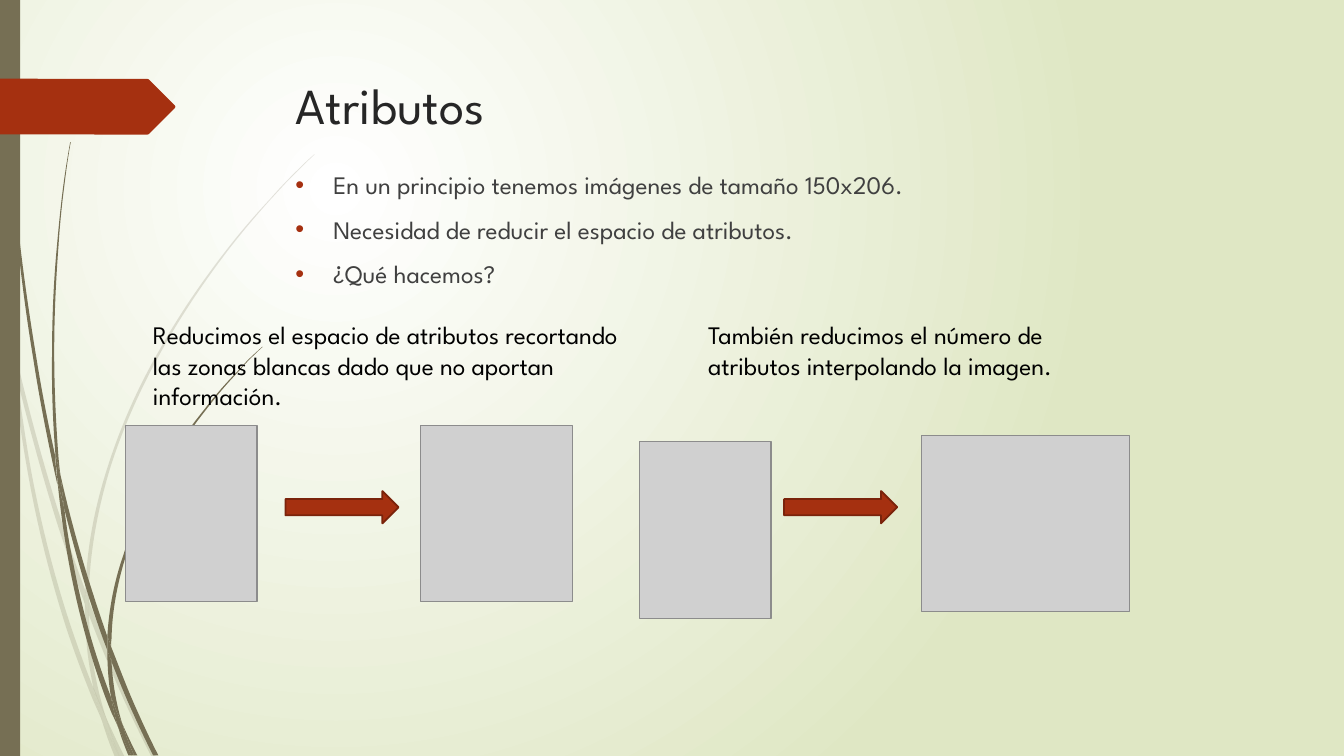
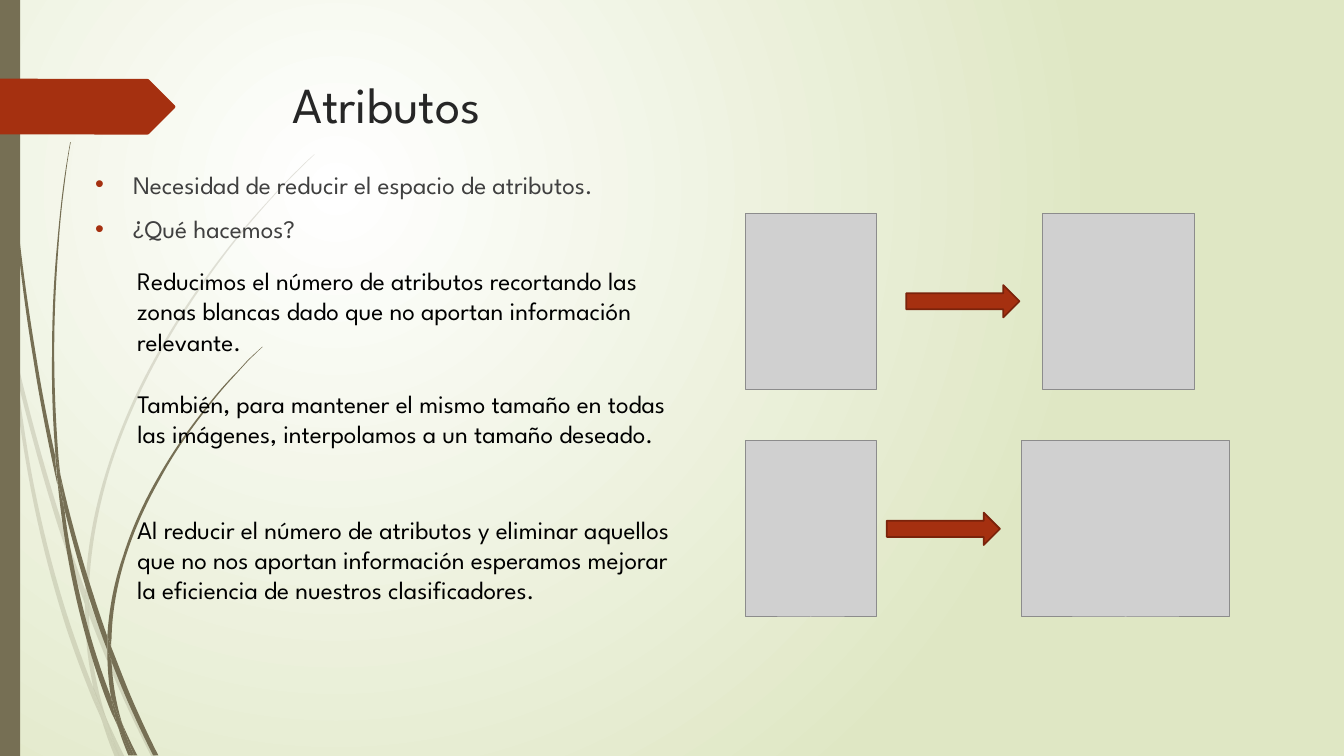
Before and after one commit to Emilio-Samuel/adivino, a slide deck: slide 5 of Proyecto Alfabeto.pptx. Drawn at 1344x756 pixels with LibreOffice and Linux fonts; fonts in the diff are those of the drawing; grey boxes stand for pictures. Boxes give left, top, right and bottom in pixels: in the first picture for what was removed or moved away, otherwise in the second. Text is boxed around its words. In the diff, an @@ line names an element or a change of style, - is before the commit and + after.

```diff
--- a/Proyecto Alfabeto.pptx
+++ b/Proyecto Alfabeto.pptx
@@ title "Atributos" moved from (x1=296, y1=89, x2=484, y2=125) to (x1=292, y1=88, x2=480, y2=124) @@
@@ text "Necesidad de reducir el espacio ..." moved from (x1=333, y1=176, x2=903, y2=286) to (x1=133, y1=176, x2=592, y2=241) @@
@@ text at (x1=333, y1=176, x2=903, y2=200): paragraph removed @@
-• En un principio tenemos imágenes de tamaño 150x206.
@@ picture moved from (x1=126, y1=425, x2=257, y2=602) to (x1=746, y1=213, x2=877, y2=389) @@
@@ picture moved from (x1=420, y1=425, x2=573, y2=602) to (x1=1043, y1=213, x2=1195, y2=389) @@
@@ text at (x1=137, y1=272, x2=637, y2=352): text changed @@
-Reducimos el espacio de atributos recortando las zonas blancas dado que no aportan información.
+Reducimos el número de atributos recortando las zonas blancas dado que no aportan información relevante.
@@ right arrow moved from (x1=285, y1=491, x2=398, y2=523) to (x1=906, y1=285, x2=1019, y2=318) @@
@@ text at (x1=137, y1=387, x2=665, y2=451): text changed @@
-También reducimos el número de atributos interpolando la imagen.
+También, para mantener el mismo tamaño en todas las imágenes, interpolamos a un tamaño deseado.
@@ picture moved from (x1=640, y1=442, x2=771, y2=618) to (x1=745, y1=441, x2=876, y2=617) @@
@@ picture moved from (x1=922, y1=436, x2=1129, y2=612) to (x1=1022, y1=441, x2=1230, y2=617) @@
@@ text added at (x1=137, y1=513, x2=669, y2=600), 18 pt, text #000000 @@
+Al reducir el número de atributos y eliminar aquellos que no nos aportan información esperamos mejorar la eficiencia de nuestros clasificadores.
@@ right arrow moved from (x1=784, y1=491, x2=897, y2=523) to (x1=887, y1=513, x2=1000, y2=545) @@
```
Also in this commit, not shown: 9 other slides changed, 1 slide added, 2 other files.
